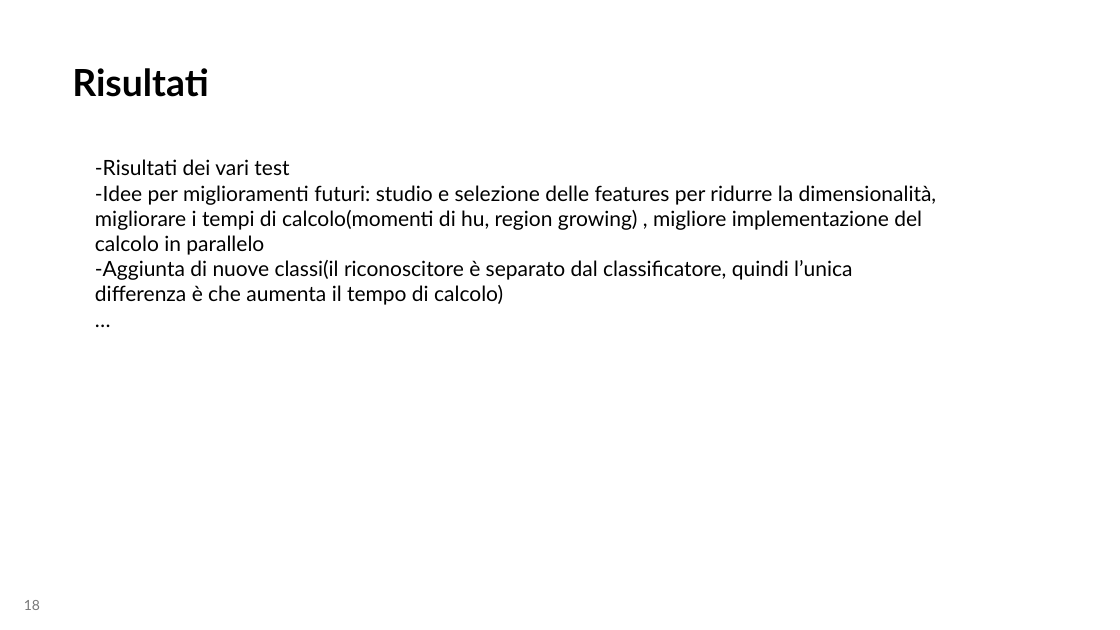
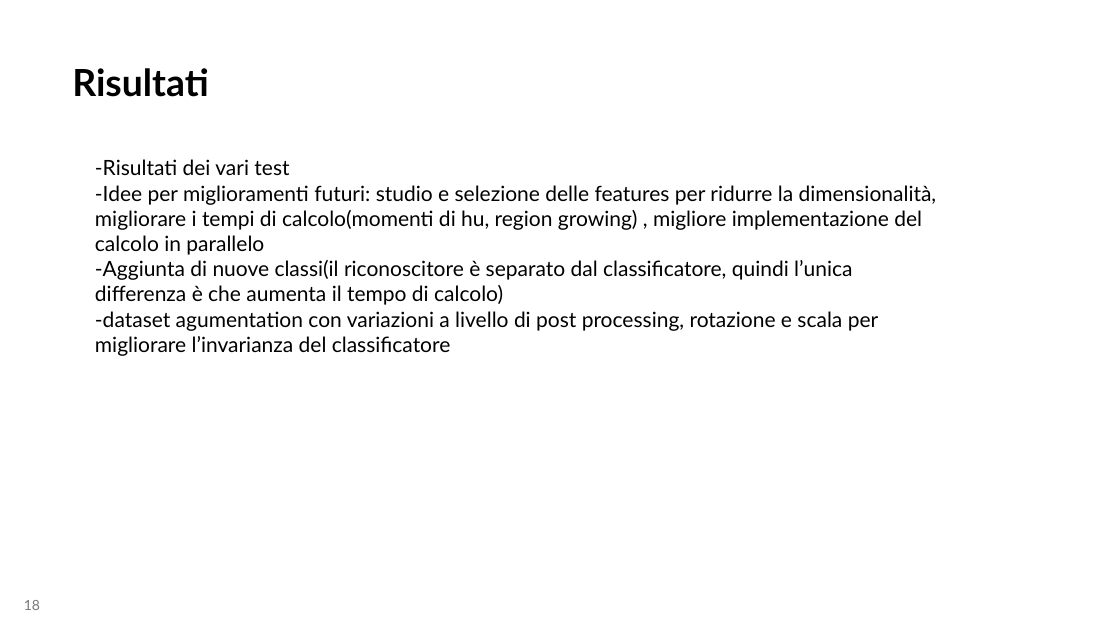
Before and after one commit to aleeteo/leaf_ID, a slide deck: slide 18 of presentazione/ProjectLeafWIP.pptx. Drawn at 1120x630 pixels with LibreOffice and Linux fonts; fonts in the diff are those of the drawing. Boxes give left, top, right and bottom in pixels: in the first picture for what was removed or moved away, otherwise in the second. Text is boxed around its words. In the diff, an @@ line names an element or a change of style, - is before the commit and + after.

```diff
--- a/presentazione/ProjectLeafWIP.pptx
+++ b/presentazione/ProjectLeafWIP.pptx
@@ text at bbox=[95, 311, 878, 356]: text changed @@
-…
+-dataset agumentation con variazioni a livello di post processing, rotazione e scala per migliorare l’invarianza del classificatore
```
Also in this commit, not shown: 5 other slides changed, 4 slides added, 4 slides removed.
